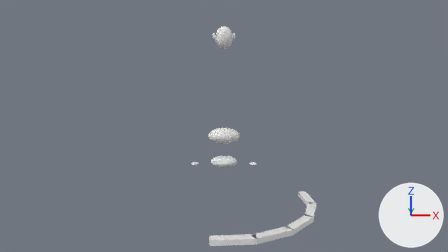
One commit to the Blender file models/CH_Langnek/CH_Langnek_master.blend: the scene before it, then after it.
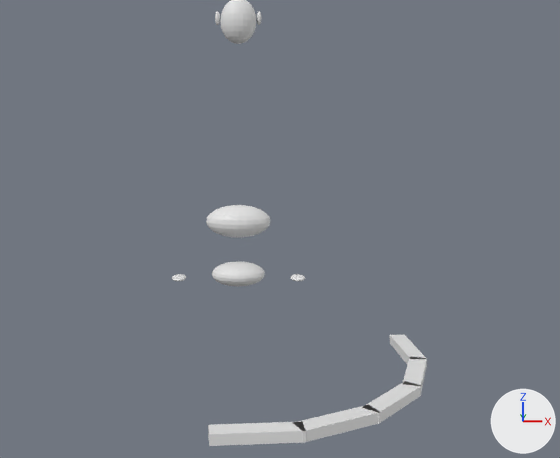
Old and new are each drawn from the file's camera 'REF_game_camera' and again close up on the part from 24% to 85% of the width and 11% to 100% of the height. Lighting does not change. The marker at lower right points along +X, +Y and +Z. The older version's two pictures come first. The same objects are shown in both versions, whatever each file hides.

Objects in the first close-up: 'BLK_cape', 'BLK_heup', 'BLK_hoofd', 'BLK_rand_00', 'BLK_rand_01', 'BLK_rand_02', 'BLK_rand_03', 'BLK_rand_04' and 4 more.
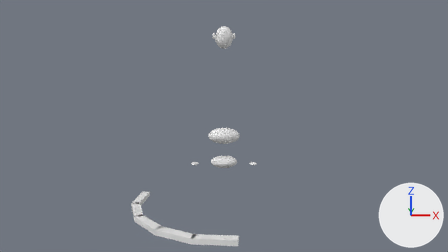
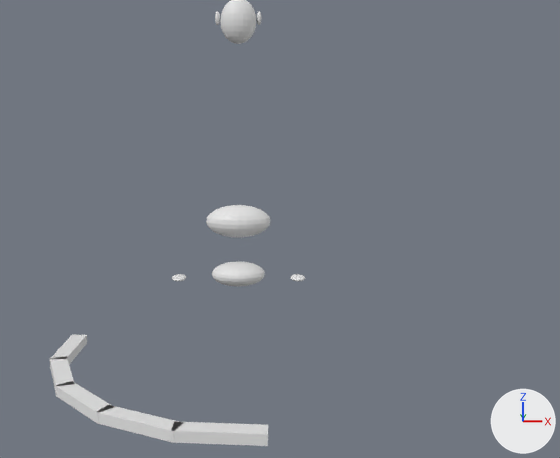
Boxes (x1, y1, x2, y2) around the edits, measured in the close-ups (560 x 458 px):
'BLK_rand_03', moved, turned: before (293, 405, 381, 443); after (96, 405, 182, 443)
'BLK_rand_04', moved, turned: before (208, 421, 306, 446); after (171, 421, 268, 446)
'BLK_rand_02', moved, turned: before (362, 381, 421, 424); after (55, 381, 114, 424)
'BLK_rand_00', moved, turned: before (390, 334, 427, 368); after (50, 334, 87, 365)
'BLK_rand_01', moved, turned: before (402, 357, 427, 396); after (50, 356, 74, 397)

What the commit changed:
Object 'BLK_rand_00' (ob_blk_rand_00) moves from (6.47, 0.36, 0.0) to (-6.47, 0.36, 0.0).
Object 'BLK_rand_00' (ob_blk_rand_00) turns from (0, 0, -86) to (0, 0, -94) degrees about x, y and z.
Object 'BLK_rand_01' (ob_blk_rand_01) moves from (6.15, -2.11, 0.0) to (-6.15, -2.11, 0.0).
Object 'BLK_rand_01' (ob_blk_rand_01) turns from (0, 0, -109) to (0, 0, -71) degrees about x, y and z.
Object 'BLK_rand_02' (ob_blk_rand_02) moves from (4.9, -4.28, 0.0) to (-4.9, -4.28, 0.0).
Object 'BLK_rand_02' (ob_blk_rand_02) turns from (0, 0, -131) to (0, 0, -49) degrees about x, y and z.
Object 'BLK_rand_03' (ob_blk_rand_03) moves from (2.93, -5.82, 0.0) to (-2.93, -5.82, 0.0).
Object 'BLK_rand_03' (ob_blk_rand_03) turns from (0, 0, -153) to (0, 0, -27) degrees about x, y and z.
Object 'BLK_rand_04' (ob_blk_rand_04) moves from (0.52, -6.49, 0.0) to (-0.52, -6.49, 0.0).
Object 'BLK_rand_04' (ob_blk_rand_04) turns from (0, 0, -176) to (0, 0, -4.4) degrees about x, y and z.
